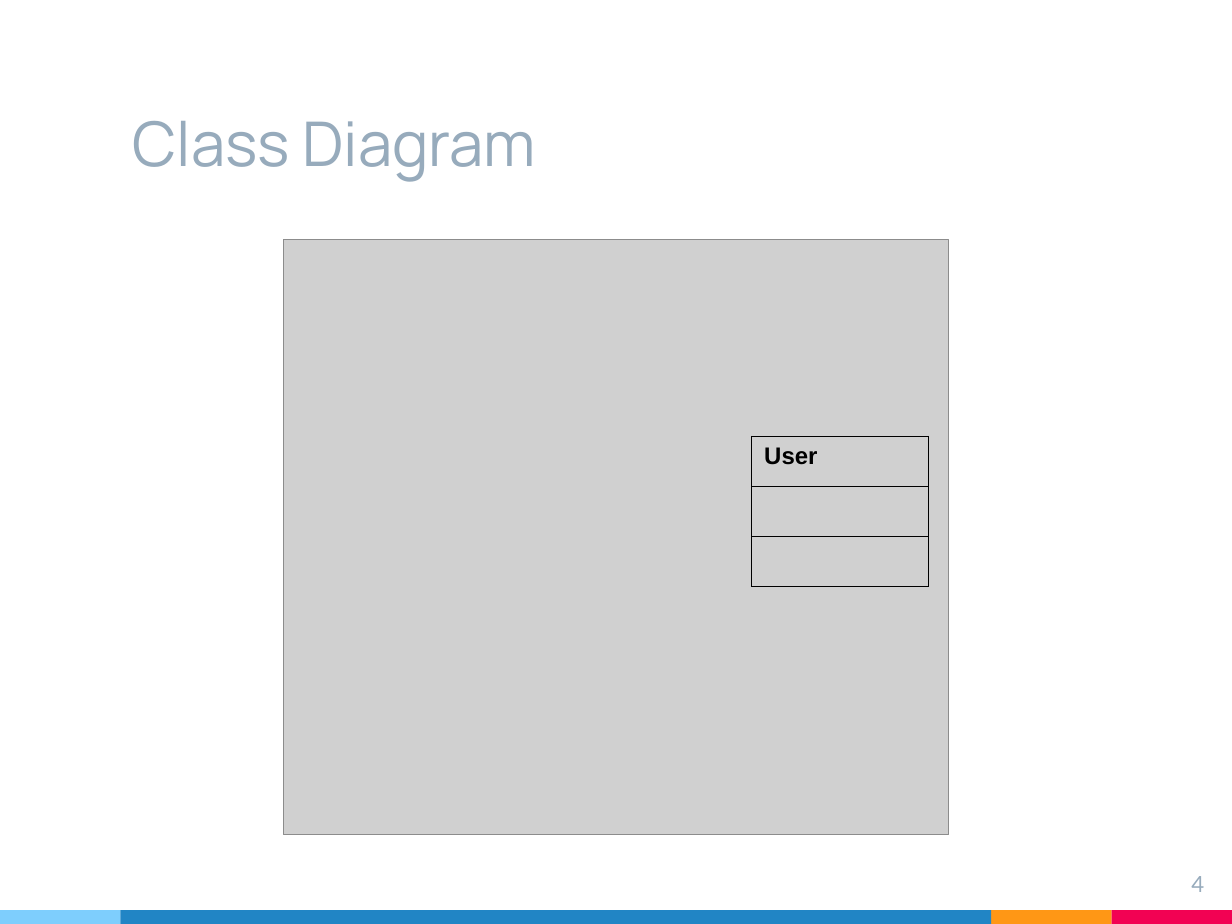
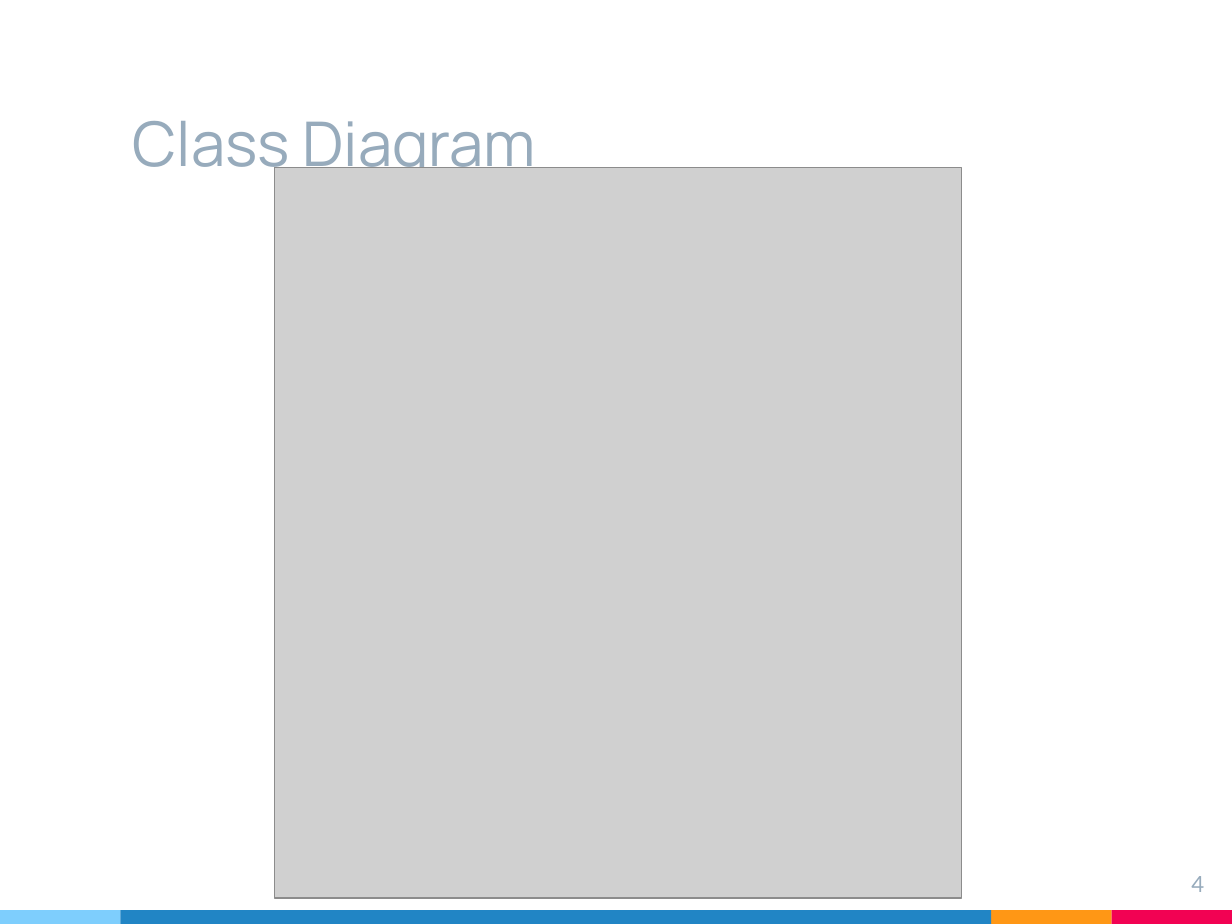
Before and after one commit to wap-group5/Hotel, a slide deck: slide 4 of docs/Group5-Presentation.pptx. Drawn at 1232x924 pixels with LibreOffice and Linux fonts; fonts in the diff are those of the drawing; grey boxes stand for pictures. Boxes give left, top, right and bottom in pixels: in the first picture for what was removed or moved away, otherwise in the second. Text is boxed around its words. In the diff, an @@ line names an element or a change of style, - is before the commit and + after.

Commit message:
Update presentation

```diff
--- a/docs/Group5-Presentation.pptx
+++ b/docs/Group5-Presentation.pptx
@@ picture: place and size @@
-picture at [283, 239, 949, 834]
+picture at [275, 168, 962, 898]
@@ table removed at [752, 436, 928, 586], 3 rows, 1 columns @@
-User
-
-
```
Also in this commit, not shown: 2 other slides changed, 2 other files.
